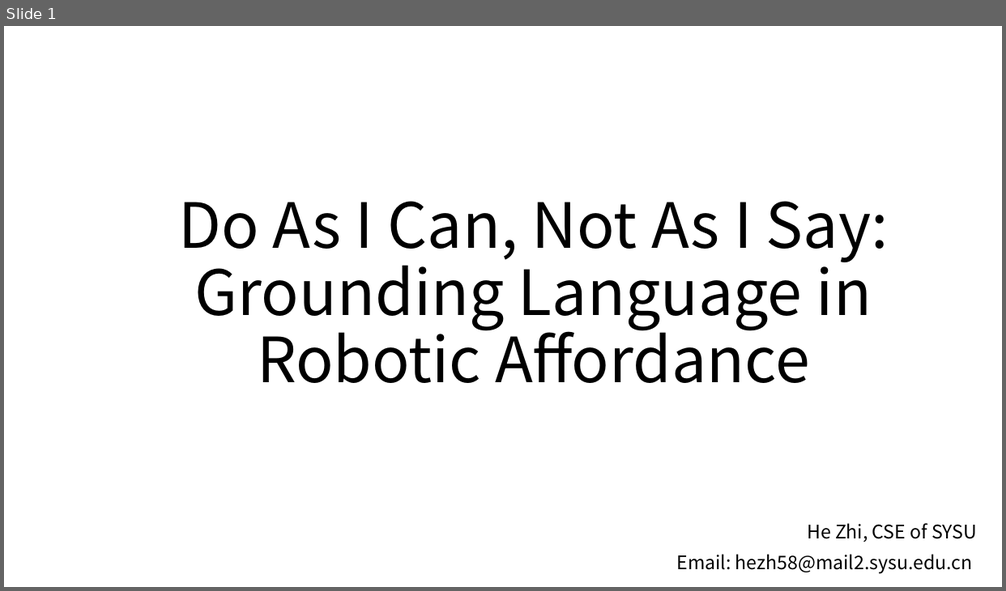
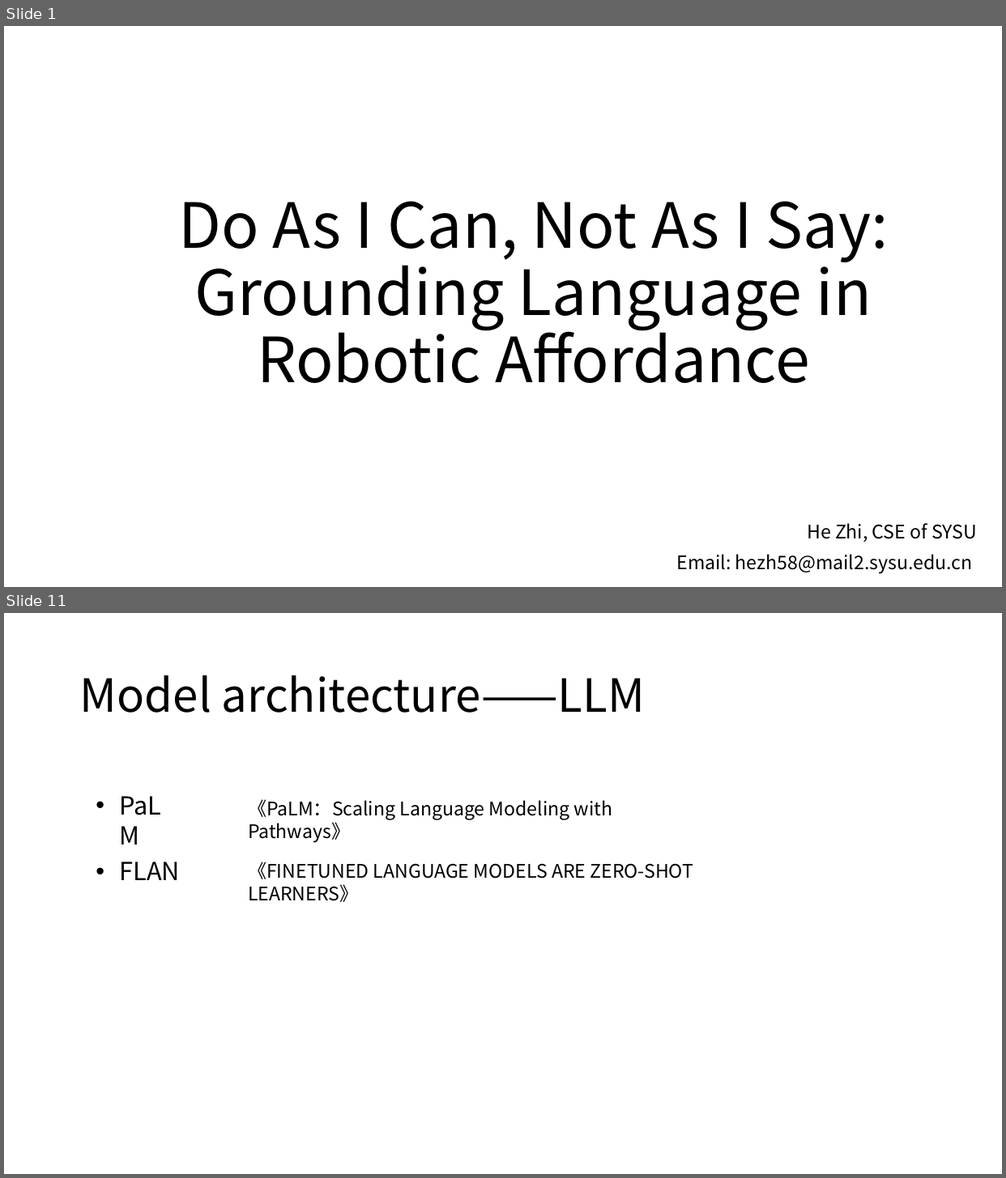
Before and after one commit to kevinva/paperReport, a slide deck: presentation/hoho_SayCan.pptx. Shown one above the other, each under a label of ours: slide 1 before the commit, slides 1 and 11 after it; the slides between them are not shown. The pictures are 1006x591 and 1006x1178 pixels, drawn with LibreOffice and Linux fonts; fonts in the diff are those of the drawing. Boxes give left, top, right and bottom in pixels: in the first picture for what was removed or moved away, otherwise in the second. Text is boxed around its words. In the diff, an @@ line names an element or a change of style, - is before the commit and + after.

```diff
--- a/presentation/hoho_SayCan.pptx
+++ b/presentation/hoho_SayCan.pptx
@@ slide 11 added at bbox=[4, 613, 1002, 1174], background #FFFFFF @@
@@ title added at bbox=[80, 675, 645, 713], 44 pt, text #000000 @@
+Model architecture——LLM
@@ text added at bbox=[88, 786, 180, 824], 24 pt, text #000000 @@
+• PaLM
@@ text added at bbox=[248, 799, 613, 843], 18 pt, text #000000 @@
+《PaLM：Scaling Language Modeling with Pathways》
@@ text added at bbox=[119, 862, 180, 880], 24 pt, text #000000 @@
+• FLAN
@@ text added at bbox=[248, 862, 694, 902], 18 pt, text #000000 @@
+《FINETUNED LANGUAGE MODELS ARE ZERO-SHOT LEARNERS》
```
Also in this commit, not shown: 14 other slides added.
